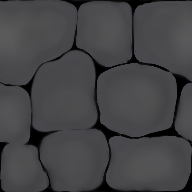
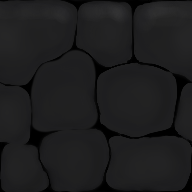
The second (192, 192) image is a revision of the first. Changes to its layers:
painted on "Paint Layer 2" over [0, 0, 192, 192]
